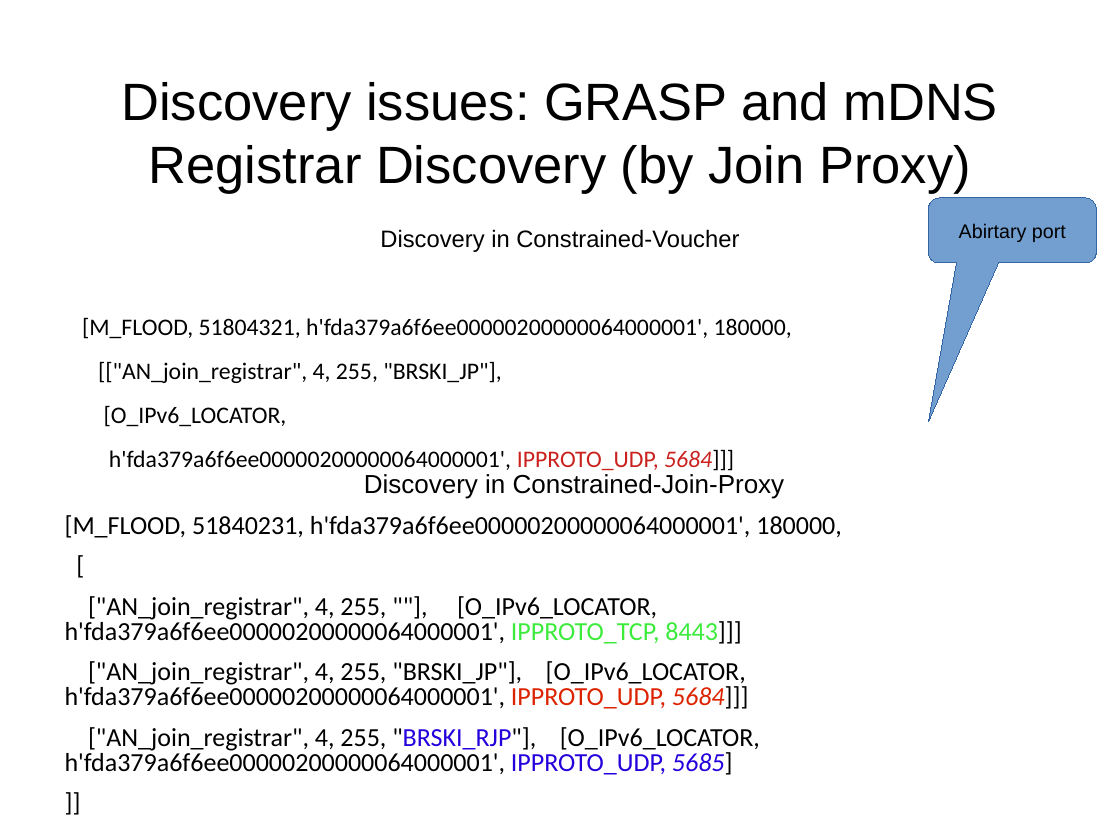
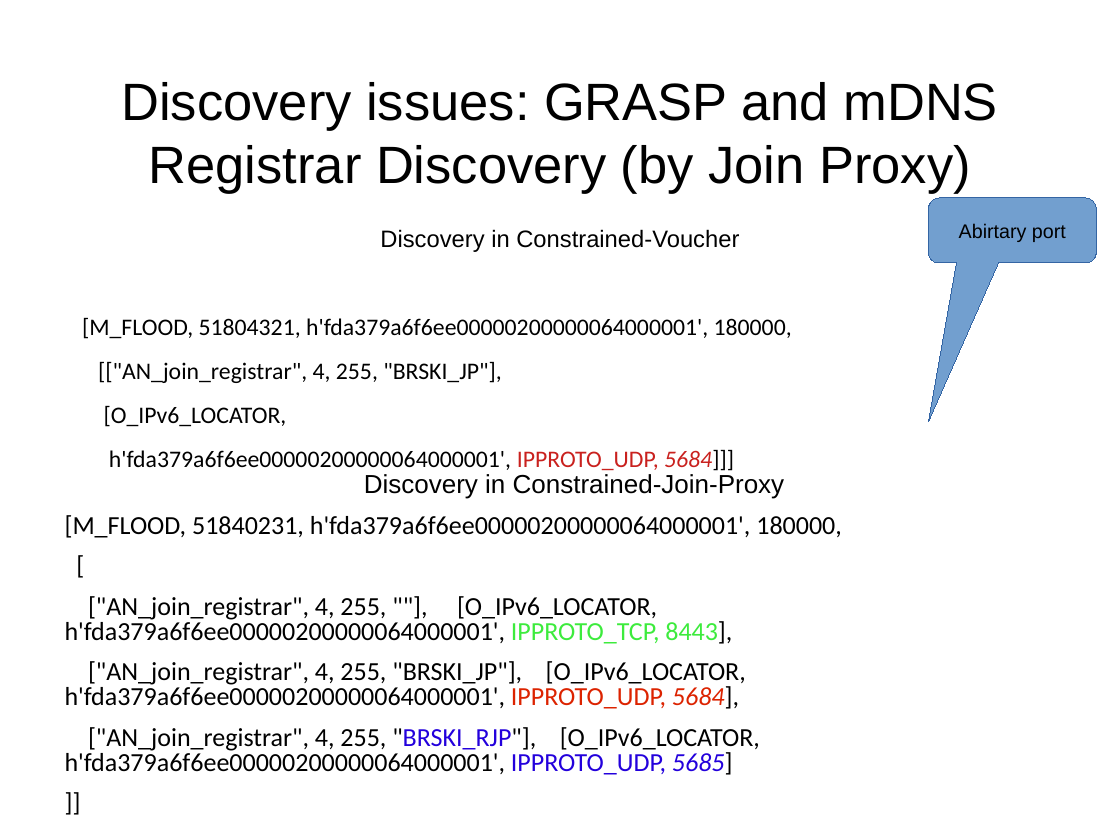
Before and after one commit to anima-wg/constrained-join-proxy, a slide deck: slide 2 of presentations/ietf114-constrained-proxy.odp. Drawn at 1120x840 pixels with LibreOffice and Linux fonts; fonts in the diff are those of the drawing. Boxes give left, top, right and bottom in pixels: in the first picture for what was removed or moved away, otherwise in the second. Text is boxed around its words. In the diff, an @@ line names an element or a change of style, - is before the commit and + after.

```diff
--- a/presentations/ietf114-constrained-proxy.odp
+++ b/presentations/ietf114-constrained-proxy.odp
@@ text at [65,596,746,709]: text changed @@
-["AN_join_registrar", 4, 255, ""], [O_IPv6_LOCATOR, h'fda379a6f6ee00000200000064000001', IPPROTO_TCP, 8443]]]
-["AN_join_registrar", 4, 255, "BRSKI_JP"], [O_IPv6_LOCATOR, h'fda379a6f6ee00000200000064000001', IPPROTO_UDP, 5684]]]
+["AN_join_registrar", 4, 255, ""], [O_IPv6_LOCATOR, h'fda379a6f6ee00000200000064000001', IPPROTO_TCP, 8443],
+["AN_join_registrar", 4, 255, "BRSKI_JP"], [O_IPv6_LOCATOR, h'fda379a6f6ee00000200000064000001', IPPROTO_UDP, 5684],
```
Also in this commit, not shown: 1 other slide changed.
